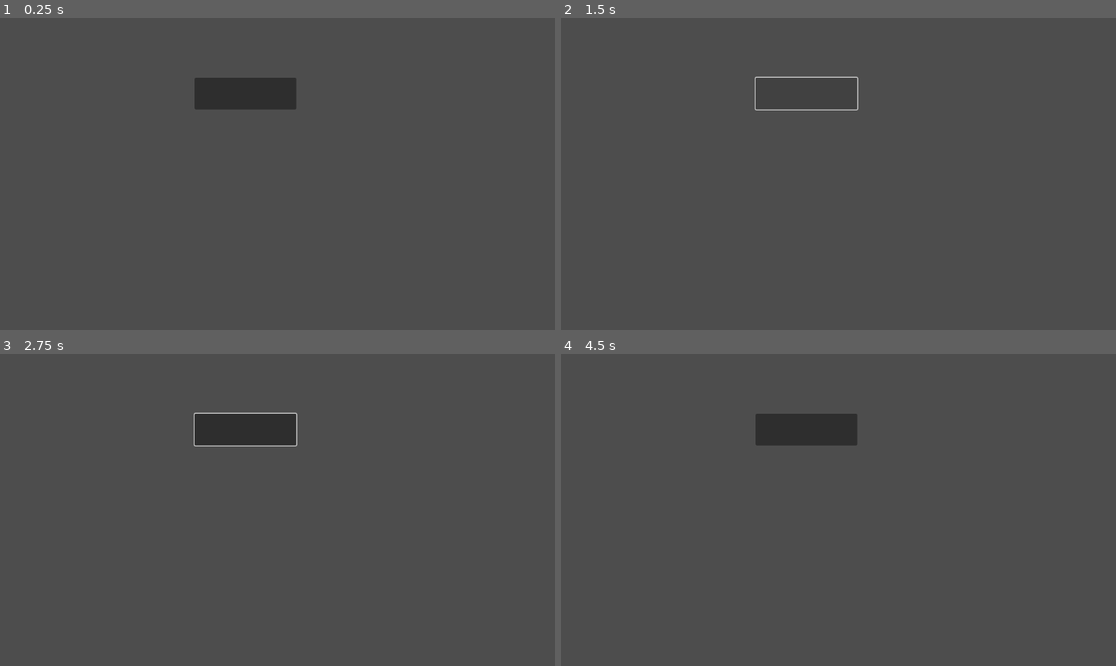
Above: before the commit, frames 1-4 (two rows, left to right).
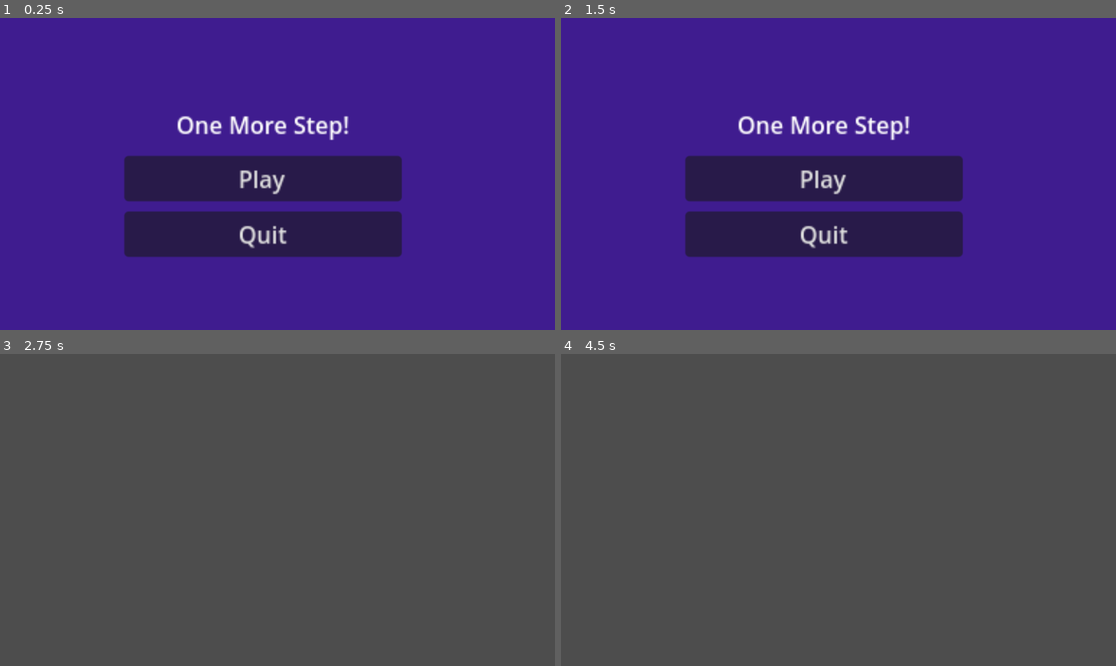
Above: after the commit, the same moments.

Repository: ShadowRaven235/One-more-step
Game: Godot game, scene res://Scenes/menu.tscn
The game is run twice, just before and just after one commit, with the same random seed, the same clock (stepped at 60 frames per second) and the same inputs.
Inputs (mouse positions are in pixels of both pictures, inside the frame that each line leads up to):
- Up to frame 1 (0.25 s): no input
- Up to frame 2 (1.5 s): click (705, 71) at 0.52 s; click (805, 92) at 1.27 s
- Up to frame 3 (2.75 s): click (260, 513) at 2 s, where only the run after the commit has a clickable "Play"
- Up to frame 4 (4.5 s): click (705, 407) at 2.77 s; click (805, 428) at 3.52 s; click (705, 407) at 4.27 s

The runs differ from the first frame. In frame 1, 100% of the frame differs, in the area x 0-100%, y 0-100%; in frame 2, 100%; in frame 3, 2.0%; in frame 4, 1.8%.

Commit message:
Update to Main menu for project

Diff:
--- /dev/null
+++ b/Scenes/Menu.gd
@@ -0,0 +1,7 @@
+extends Control
+
+func _on_play_pressed():
+	get_tree().change_scene_to_file("res://Scenes/game.tscn")
+
+func _on_quit_pressed():
+	get_tree().quit()
--- a/Scenes/menu.tscn
+++ b/Scenes/menu.tscn
@@ -1,15 +1,59 @@
-[gd_scene format=3 uid="uid://dmvrvwwi5i7pw"]
+[gd_scene load_steps=2 format=3 uid="uid://d1wwems4wm6hl"]
 
-[node name="Menu" type="Node2D"]
+[ext_resource type="Script" path="res://Scenes/Menu.gd" id="1_a8uyt"]
 
-[node name="TextureButton" type="TextureButton" parent="."]
-offset_left = 283.0
-offset_top = 87.0
-offset_right = 323.0
-offset_bottom = 127.0
+[node name="Menu" type="Control"]
+layout_mode = 3
+anchor_right = 0.446
+anchor_bottom = 0.558
+offset_right = 0.208008
+offset_bottom = -4.58401
+grow_horizontal = 2
+grow_vertical = 2
+scale = Vector2(1, 1.01251)
+script = ExtResource("1_a8uyt")
 
-[node name="Button" type="Button" parent="."]
-offset_left = 404.0
-offset_top = 124.0
-offset_right = 615.0
-offset_bottom = 190.0
+[node name="ColorRect" type="ColorRect" parent="."]
+modulate = Color(0.247059, 0.109804, 0.560784, 1)
+layout_mode = 0
+offset_right = 40.0
+offset_bottom = 40.0
+scale = Vector2(12.7469, 8.8385)
+
+[node name="MarginContainer" type="MarginContainer" parent="."]
+layout_mode = 0
+offset_right = 512.0
+offset_bottom = 356.0
+
+[node name="VBoxContainer" type="VBoxContainer" parent="MarginContainer"]
+layout_mode = 2
+
+[node name="Title Here" type="Label" parent="MarginContainer/VBoxContainer"]
+layout_mode = 2
+size_flags_vertical = 6
+text = "One More Step!"
+horizontal_alignment = 1
+vertical_alignment = 1
+
+[node name="Play" type="Button" parent="MarginContainer/VBoxContainer/Title Here"]
+layout_mode = 2
+offset_left = 160.0
+offset_top = 32.5167
+offset_right = 352.0
+offset_bottom = 63.5167
+text = "Play"
+
+[node name="Quit" type="Button" parent="MarginContainer/VBoxContainer/Title Here"]
+layout_mode = 2
+offset_left = 160.0
+offset_top = 71.0348
+offset_right = 352.0
+offset_bottom = 102.035
+text = "Quit"
+
+[node name="Camera2D" type="Camera2D" parent="."]
+position = Vector2(266, 211.356)
+zoom = Vector2(3, 3)
+
+[connection signal="pressed" from="MarginContainer/VBoxContainer/Title Here/Play" to="." method="_on_play_pressed"]
+[connection signal="pressed" from="MarginContainer/VBoxContainer/Title Here/Quit" to="." method="_on_quit_pressed"]
